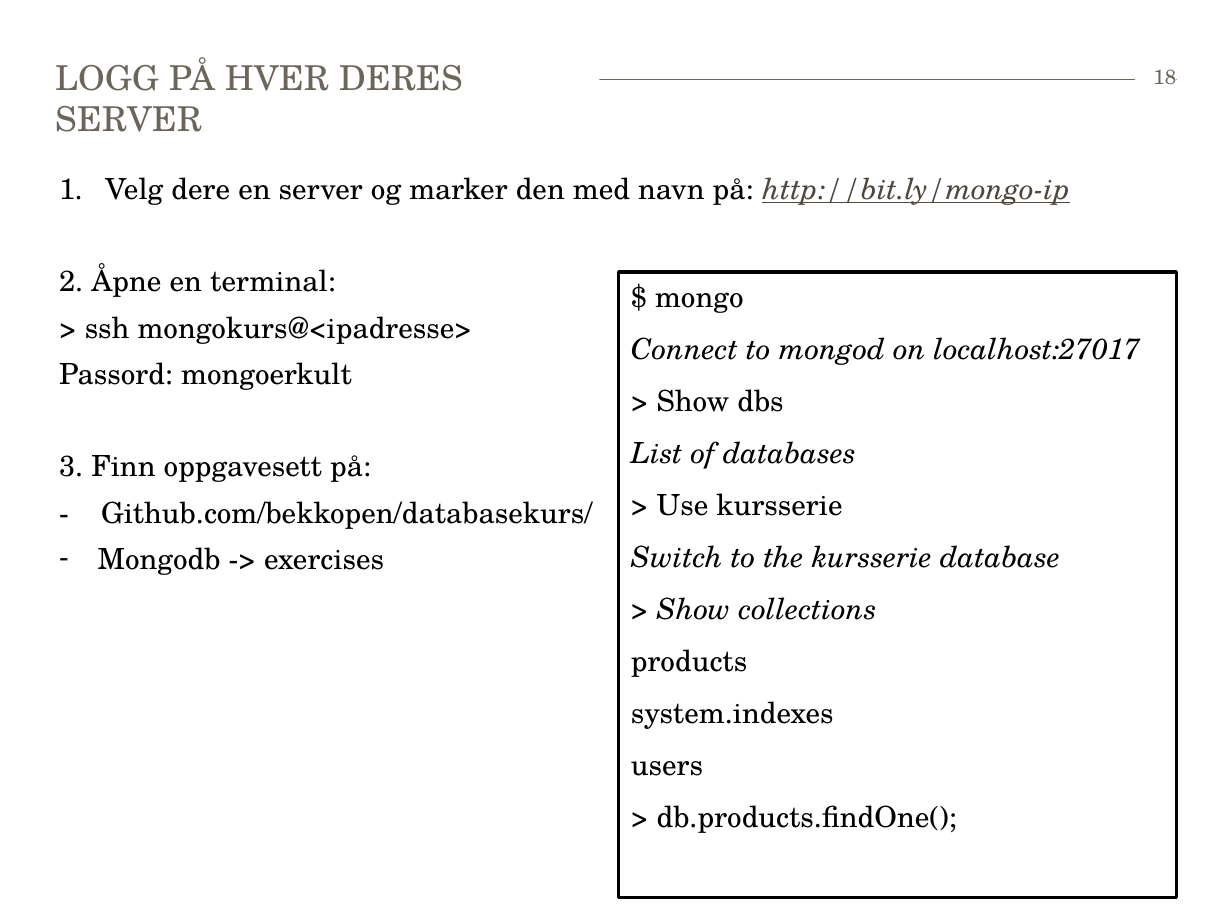
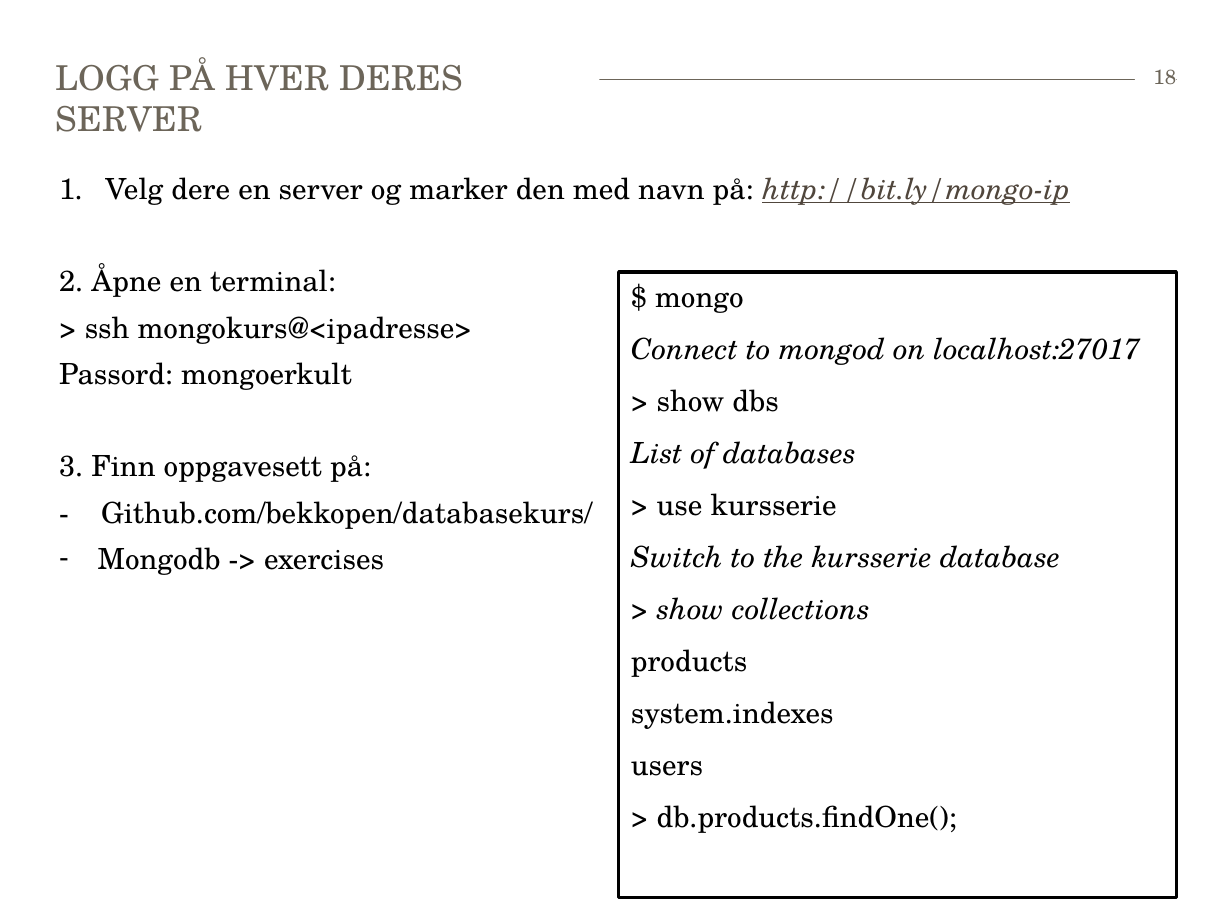
Before and after one commit to bekkopen/databasekurs, a slide deck: slide 18 of mongodb/mongodb-slides.pptx. Drawn at 1232x924 pixels with LibreOffice and Linux fonts; fonts in the diff are those of the drawing. Boxes give left, top, right and bottom in pixels: in the first picture for what was removed or moved away, otherwise in the second. Text is boxed around its words. In the diff, an @@ line names an element or a change of style, - is before the commit and + after.

Commit message:
slide update mongodb

```diff
--- a/mongodb/mongodb-slides.pptx
+++ b/mongodb/mongodb-slides.pptx
@@ text in rectangle at box(657, 389, 778, 412): text changed @@
-> Show dbs
+> show dbs
@@ text in rectangle at box(657, 493, 837, 516): text changed @@
-> Use kursserie
+> use kursserie
@@ text in rectangle at box(657, 597, 870, 620): text changed @@
-> Show collections
+> show collections
```
